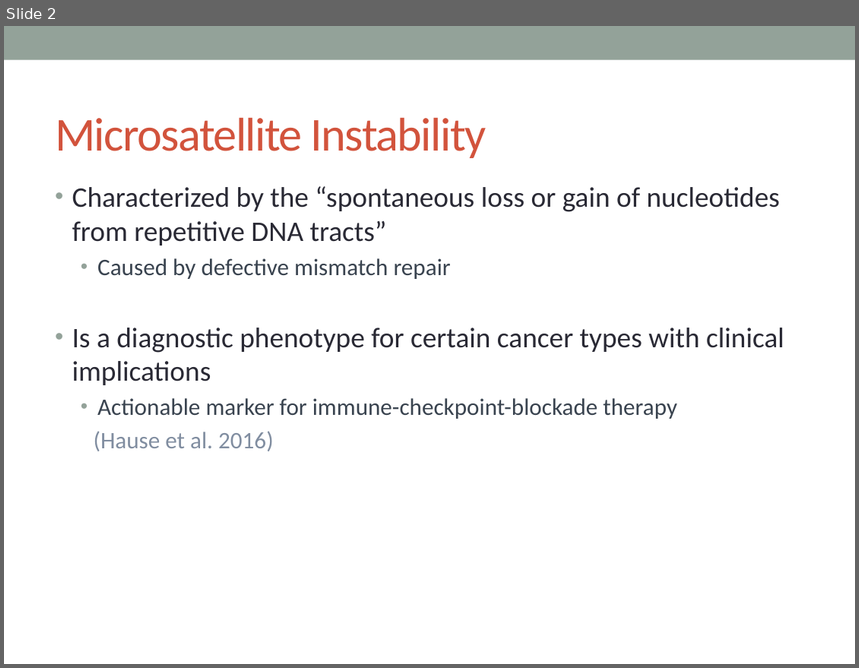
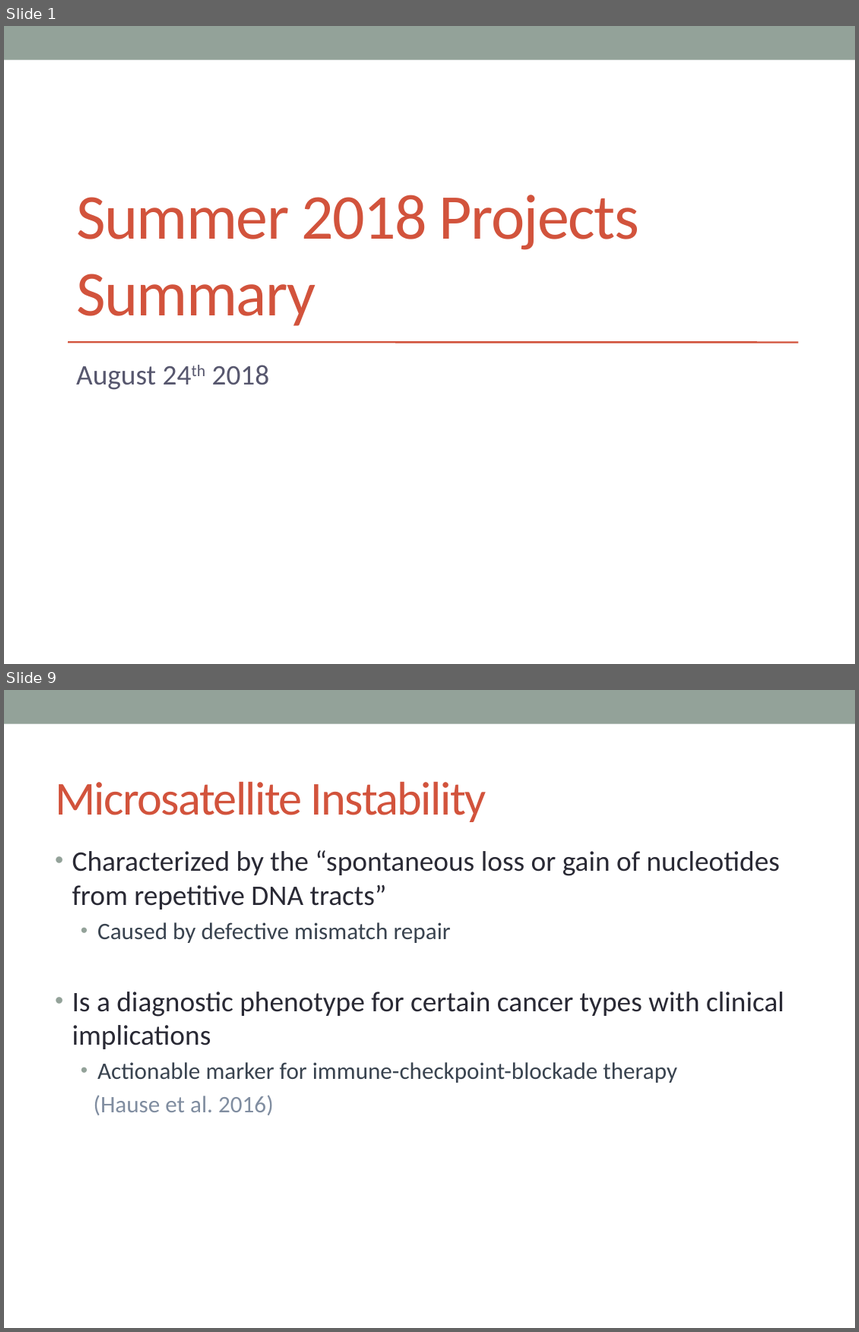
Before and after one commit to lailamargaret/Stanford-2018, a slide deck: MSI Project Presentation.pptx. Shown one above the other, each under a label of ours: slide 2 before the commit, slides 1 and 9 after it; the slides between them are not shown. The pictures are 859x668 and 859x1332 pixels, drawn with LibreOffice and Linux fonts; fonts in the diff are those of the drawing. Boxes give left, top, right and bottom in pixels: in the first picture for what was removed or moved away, otherwise in the second. Text is boxed around its words. In the diff, an @@ line names an element or a change of style, - is before the commit and + after.

```diff
--- a/MSI Project Presentation.pptx
+++ b/MSI Project Presentation.pptx
@@ slide 1 added at bbox=[4, 26, 855, 664], background #FFFFFF; not listed: 1 template element that a slide beside it also shows @@
@@ title added at bbox=[76, 195, 639, 326], 54 pt, text #D2533C @@
+Summer 2018 Projects Summary
@@ line added from (68, 343) to (798, 343), #D2533C 1.5 pt @@
@@ subtitle added at bbox=[76, 365, 270, 390], 24 pt, text #57576E @@
+August 24th 2018
@@ what was slide 2 is now slide 9 @@
```
Also in this commit, not shown: 6 slides changed, 6 other slides added, 1 other file.
